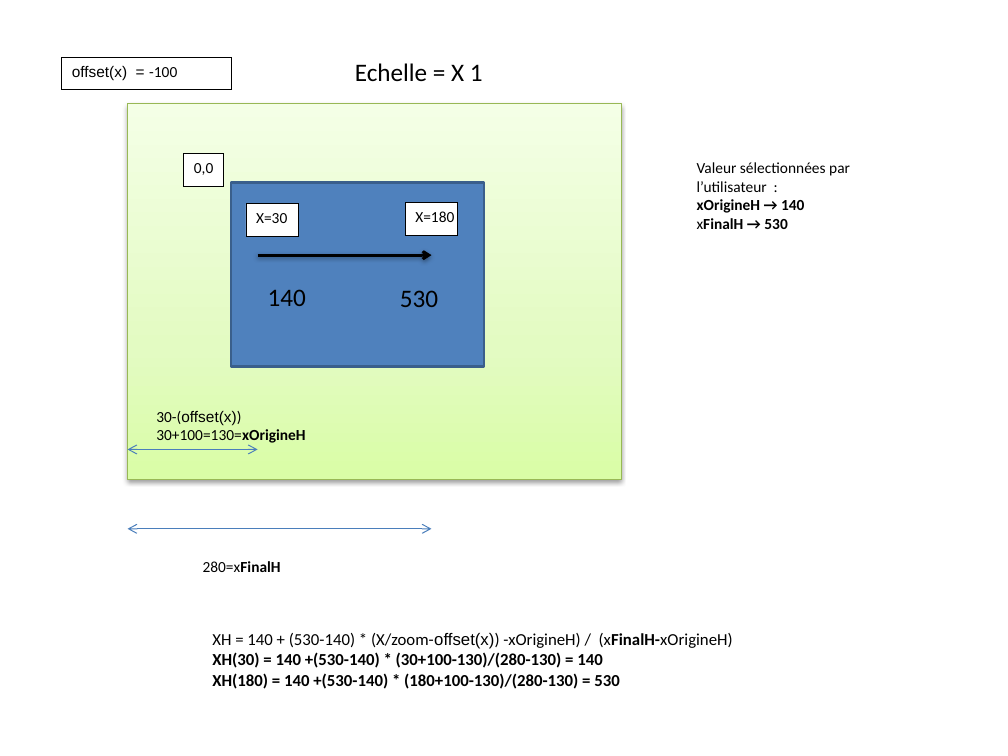
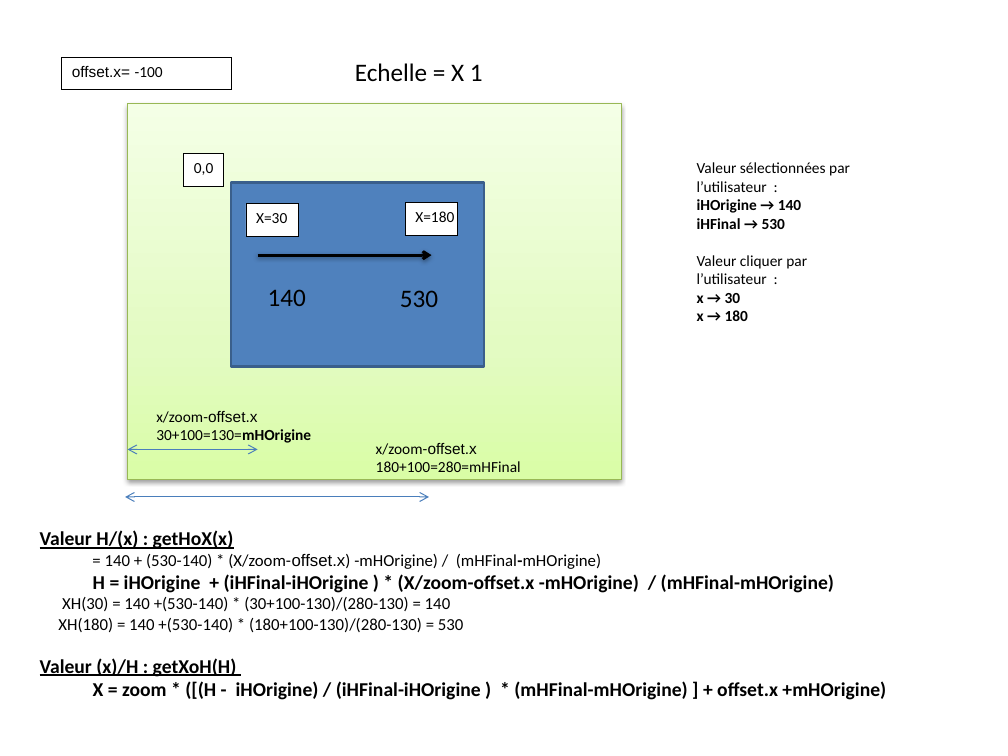
Before and after one commit to ckl67/PAC-Tool, a slide deck: slide 12 of prog_help/EnthalpyDraw.pptx (slide 9 before the commit). Drawn at 1008x756 pixels with LibreOffice and Linux fonts; fonts in the diff are those of the drawing. Boxes give left, top, right and bottom in pixels: in the first picture for what was removed or moved away, otherwise in the second. Text is boxed around its words. In the diff, an @@ line names an element or a change of style, - is before the commit and + after.

```diff
--- a/prog_help/EnthalpyDraw.pptx
+++ b/prog_help/EnthalpyDraw.pptx
@@ text in rectangle at [72,66,163,77]: text changed @@
-offset(x) = -100
+offset.x= -100
@@ text at [697,199,807,321]: text changed @@
-xOrigineH → 140
-xFinalH → 530
+iHOrigine → 140
+iHFinal → 530
+Valeur cliquer par l’utilisateur :
+x → 30
+x → 180
@@ text at [156,411,311,445]: text changed @@
-30-(offset(x))
-30+100=130=xOrigineH
+x/zoom-offset.x
+30+100=130=mHOrigine
@@ text at [376,443,521,472]: text changed; bold off @@
-280=xFinalH
+x/zoom-offset.x
+180+100=280=mHFinal
@@ double arrow moved from (128, 529) - (431, 529) to (125, 497) - (429, 497) @@
@@ text "Valeur H/(x) : getHoX(x)": place and size @@
-text "Valeur H/(x) : getHoX(x)" at [212,633,733,689]
+text "Valeur H/(x) : getHoX(x)" at [40,530,886,700]
@@ text at [40,530,834,593]: text changed; size 12 to 14 pt; bold on @@
-XH = 140 + (530-140) * (X/zoom-offset(x)) -xOrigineH) / (xFinalH-xOrigineH)
+Valeur H/(x) : getHoX(x)
+= 140 + (530-140) * (X/zoom-offset.x) -mHOrigine) / (mHFinal-mHOrigine)
+H = iHOrigine + (iHFinal-iHOrigine ) * (X/zoom-offset.x -mHOrigine) / (mHFinal-mHOrigine)
@@ text at [58,597,464,632]: bold off in "XH(30) = 140 +(530-140) * (30+100-130)/(280-130) = ...", "XH(180) = 140 +(530-140) * (180+100-130)/(280-130) = ..." @@
@@ text at [40,658,886,700]: paragraphs added @@
+Valeur (x)/H : getXoH(H)
+X = zoom * ([(H - iHOrigine) / (iHFinal-iHOrigine ) * (mHFinal-mHOrigine) ] + offset.x +mHOrigine)
```
Also in this commit, not shown: 8 other slides changed, 5 slides added, 3 slides removed, 10 other files.
